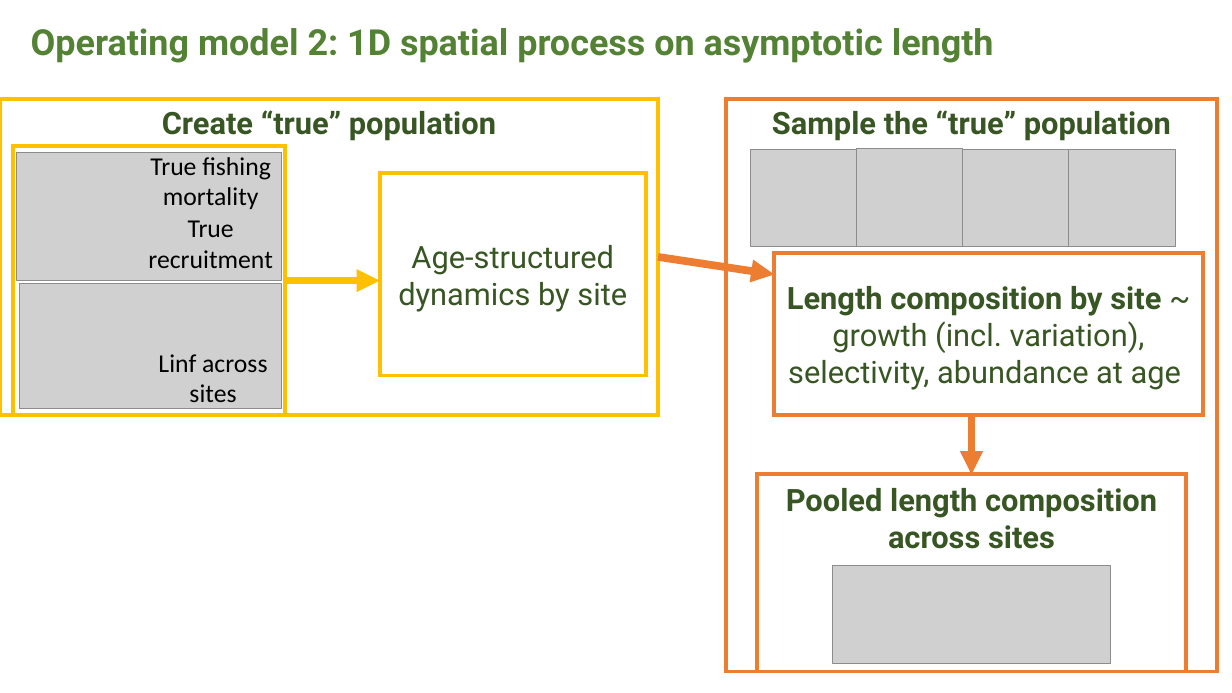
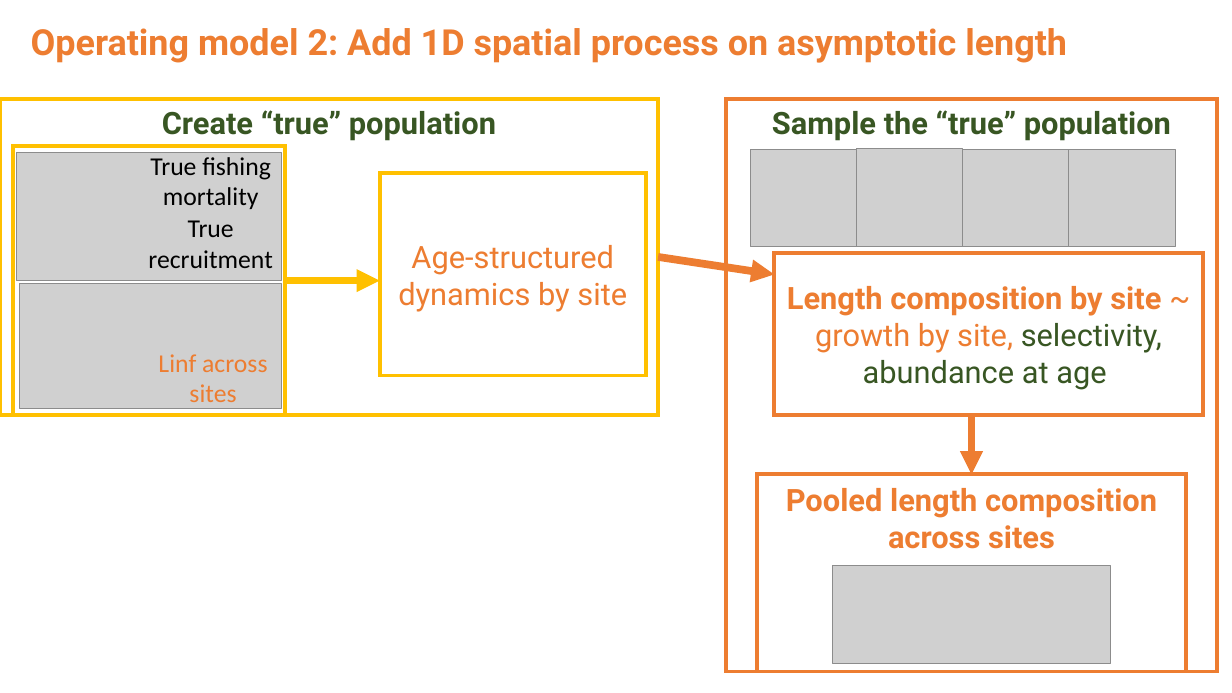
Before and after one commit to merrillrudd/2016_Spatio-temporal_models, a slide deck: slide 9 of Project/Rudd_Project.pptx (slide 11 before the commit). Drawn at 1232x693 pixels with LibreOffice and Linux fonts; fonts in the diff are those of the drawing; grey boxes stand for pictures. Boxes give left, top, right and bottom in pixels: in the first picture for what was removed or moved away, otherwise in the second. Text is boxed around its words. In the diff, an @@ line names an element or a change of style, - is before the commit and + after.

Commit message:
updates on spatial growth project

```diff
--- a/Project/Rudd_Project.pptx
+++ b/Project/Rudd_Project.pptx
@@ text at (x1=31, y1=28, x2=1067, y2=63): text changed; text colour #548235 to #ED7D31 @@
-Operating model 2: 1D spatial process on asymptotic length
+Operating model 2: Add 1D spatial process on asymptotic length
@@ rectangle "Age-structured dynamics by site" at (x1=380, y1=174, x2=646, y2=376): text colour #385723 to #ED7D31 @@
@@ text in rectangle at (x1=787, y1=286, x2=1162, y2=390): text changed; text colour #385723 to #ED7D31 @@
-Length composition by site ~ growth (incl. variation), selectivity, abundance at age
+Length composition by site ~ growth by site, selectivity, abundance at age
@@ text "Linf across sites" at (x1=158, y1=354, x2=267, y2=409): text colour #000000 to #ED7D31 @@
@@ rectangle "Pooled length composition across sites" at (x1=758, y1=474, x2=1187, y2=672): text colour #385723 to #ED7D31 @@
```
Also in this commit, not shown: 9 other slides changed, 8 slides added, 3 slides removed, 1 other file.
